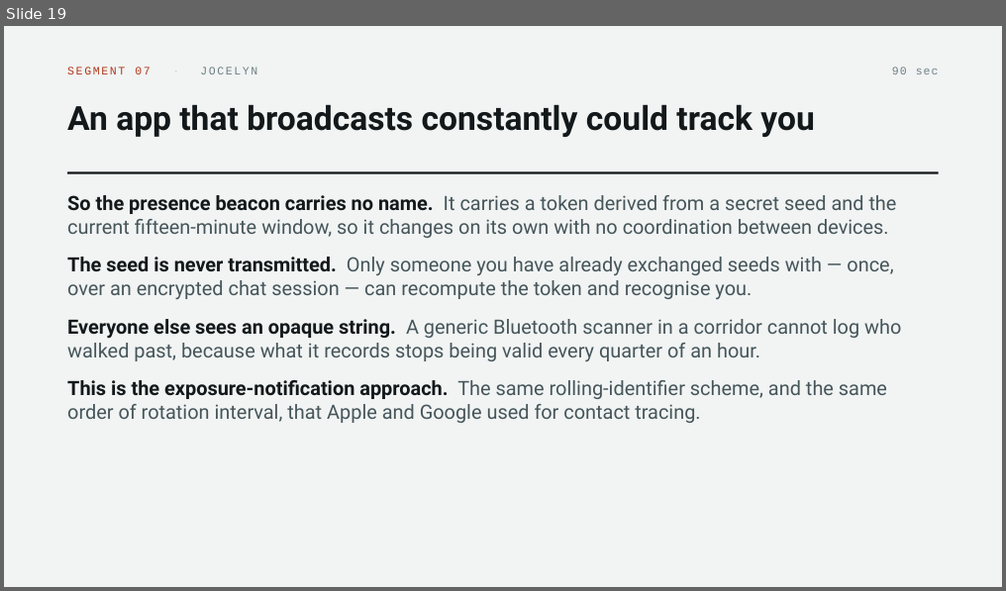
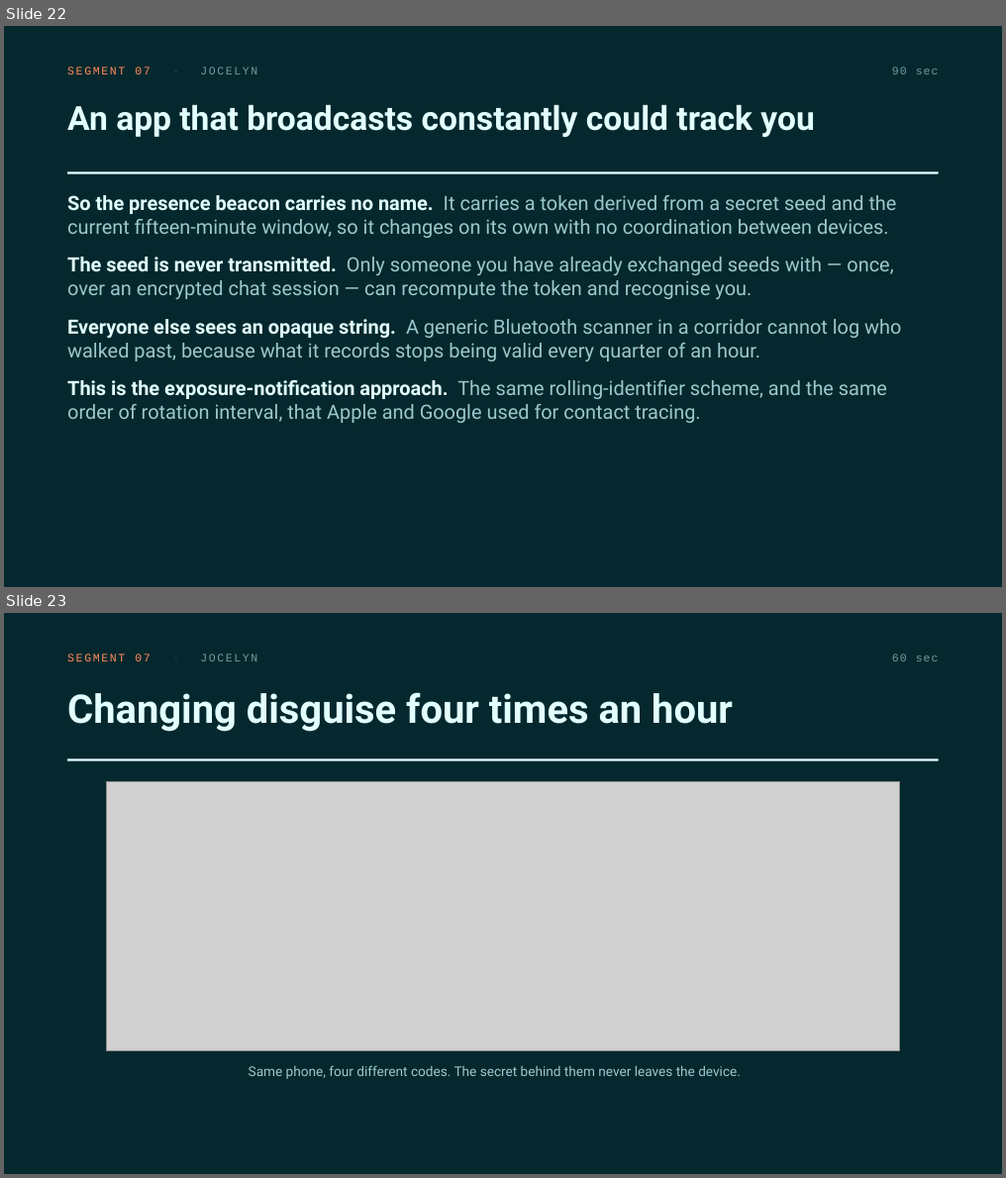
Before and after one commit to victorSam-Ehumadu/Hops_Project, a slide deck: docs/Group 18 Presentation.pptx. Shown one above the other, each under a label of ours: slide 19 before the commit, slides 22 and 23 after it. The pictures are 1006x591 and 1006x1178 pixels, drawn with LibreOffice and Linux fonts; fonts in the diff are those of the drawing; grey boxes stand for pictures. Boxes give left, top, right and bottom in pixels: in the first picture for what was removed or moved away, otherwise in the second. Text is boxed around its words. In the diff, an @@ line names an element or a change of style, - is before the commit and + after.

```diff
--- a/docs/Group 18 Presentation.pptx
+++ b/docs/Group 18 Presentation.pptx
@@ slide 23 added at [4,613,1002,1174], background #04282D @@
@@ text added at [67,654,257,662], 11 pt, text #FF8A5C @@
+SEGMENT 07 · JOCELYN
@@ text added at [892,654,939,662], 11 pt, text #6E9BA0 @@
+60 sec
@@ text added at [67,692,733,732], 38 pt, text #E2FFFE, bold @@
+Changing disguise four times an hour
@@ rectangle added at [67,759,939,761], fill #E2FFFE @@
@@ picture added at [107,781,900,1052] @@
@@ text added at [249,1065,741,1079], 13 pt, text #9CC8CC @@
+Same phone, four different codes. The secret behind them never leaves the device.
@@ what was slide 19 is now slide 22 @@
@@ slide 22 changed as well @@
@@ background #F1F4F3 to #04282D @@
@@ text "SEGMENT 07 · JOCELYN" at [67,67,257,75]: text colour #B23A1E to #FF8A5C in "SEGMENT 07"; text colour #C9D3D1 to #1C5059 in "·"; text colour #6F8085 to #6E9BA0 in "JOCELYN" @@
@@ text "90 sec" at [892,67,939,75]: text colour #6F8085 to #6E9BA0 @@
@@ text "An app that broadcasts constantly ..." at [67,104,814,137]: text colour #13181A to #E2FFFE @@
@@ rectangle at [67,172,939,174]: fill #13181A to #E2FFFE @@
@@ text "So the presence beacon carries ..." at [67,195,901,423]: text colour #13181A to #E2FFFE in "So the presence beacon carries no name.", "The seed is never transmitted.", "Everyone else sees an opaque string.", "This is the exposure-notification approach."; text colour #46555A to #9CC8CC in "It carries a token derived from a ...", "Only someone you have already exchanged seeds ...", "A generic Bluetooth scanner in a corridor ...", "The same rolling-identifier scheme, and the same ..." @@
```
Also in this commit, not shown: 31 other slides changed, 5 other slides added, 1 slide removed, 1 other file.
